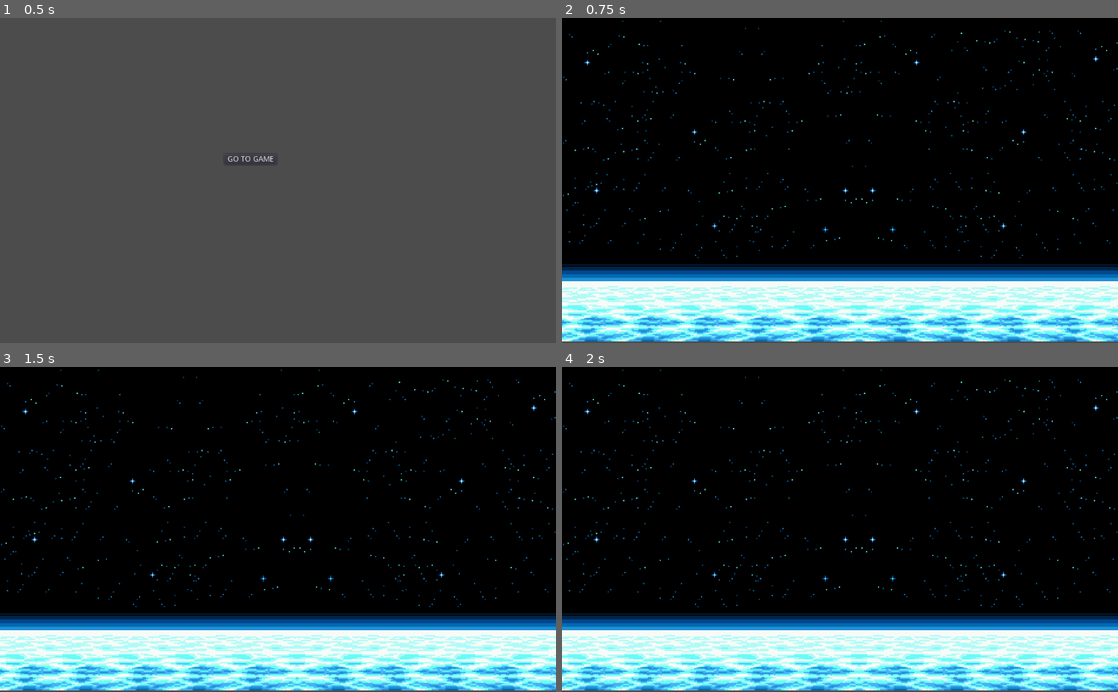
Above: before the commit, frames 1-4 (two rows, left to right).
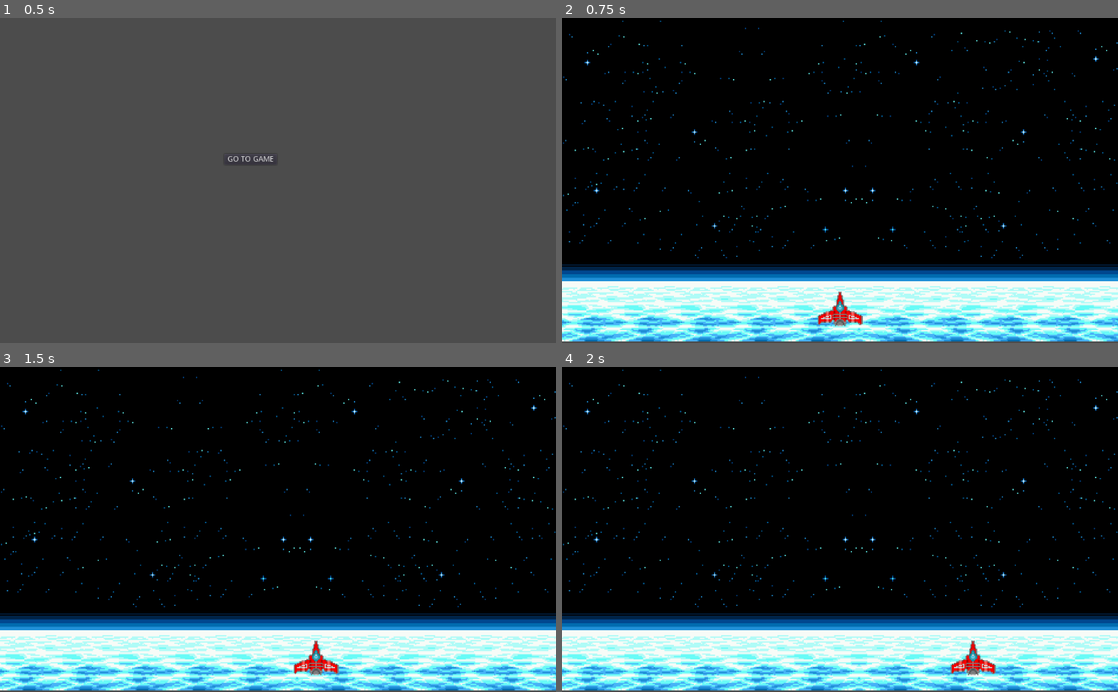
Above: after the commit, the same moments.

Repository: usefmahmud/a-game
Game: Godot game, scene res://Scenes/Main Scenes/Intro.tscn
Two runs of this game, one before a commit and one after it. Both use one fixed random seed, a clock stepped at 60 frames per second and the inputs below.
Inputs:
- Up to frame 1 (0.5 s): no input
- Up to frame 2 (0.75 s): click "GO TO GAME" at 0.5 s
- Up to frame 3 (1.5 s): tap Enter at 1.25 s; hold Right from 1.28 s (still down); hold Space from 1.28 s (still down)
- Up to frame 4 (2 s): keep holding Right; keep holding Space

Frame 1 is identical in both runs. In frame 2, 0.4% of the frame differs, in the area x 46-55%, y 84-95%; in frame 3, 0.4%, in the area x 52-61%, y 84-95%; in frame 4, 0.4%.

Commit message:
create the player and its movement

Diff:
--- /dev/null
+++ b/Scenes/Includes/Player.tscn
@@ -0,0 +1,16 @@
+[gd_scene load_steps=3 format=2]
+
+[ext_resource path="res://Scripts/Player.gd" type="Script" id=1]
+[ext_resource path="res://Sprites/Players/spaceship.png" type="Texture" id=2]
+
+[node name="Player" type="KinematicBody2D"]
+script = ExtResource( 1 )
+
+[node name="spaceship" type="Sprite" parent="."]
+scale = Vector2( 0.212625, 0.212625 )
+texture = ExtResource( 2 )
+
+[node name="CollisionPolygon2D" type="CollisionPolygon2D" parent="."]
+position = Vector2( 0, -0.0962067 )
+scale = Vector2( 0.807584, 0.807584 )
+polygon = PoolVector2Array( 3, -43, 8, -41, 8, -36, 11, -32, 11, -22, 15, -10, 20, -9, 21, -3, 23, -2, 27, 2, 35, 2, 35, 2, 40, 5, 52, 13, 55, 17, 55, 33, 54, 37, 51, 42, 44, 43, 40, 39, 35, 35, 25, 35, 19, 36, 14, 40, 14, 44, -15, 44, -17, 37, -19, 34, -41, 34, -43, 39, -48, 41, -51, 41, -52, 41, -54, 37, -55, 12, -51, 10, -47, 6, -42, 3, -35, 2, -28, 0, -23, -4, -19, -9, -14, -12, -12, -19, -10, -27, -8, -39, -5, -45 )
--- a/Scenes/Main Scenes/Game.tscn
+++ b/Scenes/Main Scenes/Game.tscn
@@ -1,7 +1,11 @@
-[gd_scene load_steps=2 format=2]
+[gd_scene load_steps=3 format=2]
 
 [ext_resource path="res://Scenes/Includes/GameBackground.tscn" type="PackedScene" id=1]
+[ext_resource path="res://Scenes/Includes/Player.tscn" type="PackedScene" id=2]
 
 [node name="Game" type="Node2D"]
 
 [node name="GameBackground" parent="." instance=ExtResource( 1 )]
+
+[node name="Player" parent="." instance=ExtResource( 2 )]
+position = Vector2( 512, 537 )
--- /dev/null
+++ b/Scripts/Player.gd
@@ -0,0 +1,21 @@
+extends KinematicBody2D
+
+var scene_width = OS.window_size.x
+const sprite_side_width = 50
+export var speed = 350
+
+func _process(delta):
+	if Input.is_key_pressed(KEY_RIGHT):
+		if position.x < scene_width - sprite_side_width:
+			move_and_slide(Vector2(speed,0))
+		else:
+			position.x = sprite_side_width
+	if Input.is_key_pressed(KEY_LEFT):
+		if position.x > sprite_side_width:
+			move_and_slide(Vector2(-speed,0))
+		else:
+			position.x = scene_width - sprite_side_width
+
+	if Input.is_key_pressed(KEY_SPACE):
+		# shoot
+		pass
Binary file added: Sprites/Players/spaceship.png
Not shown, added: Sprites/Players/spaceship.png.import
